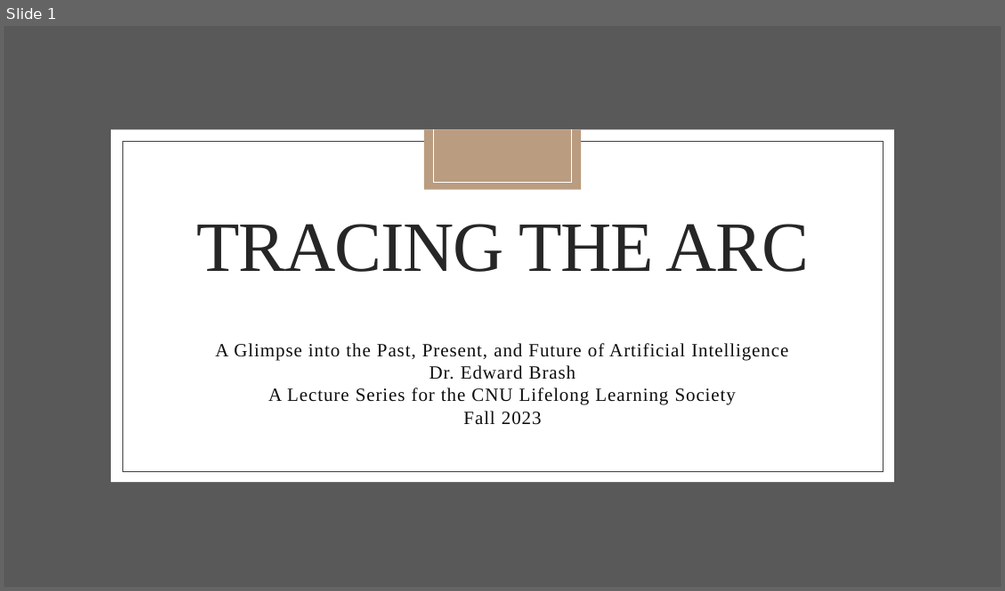
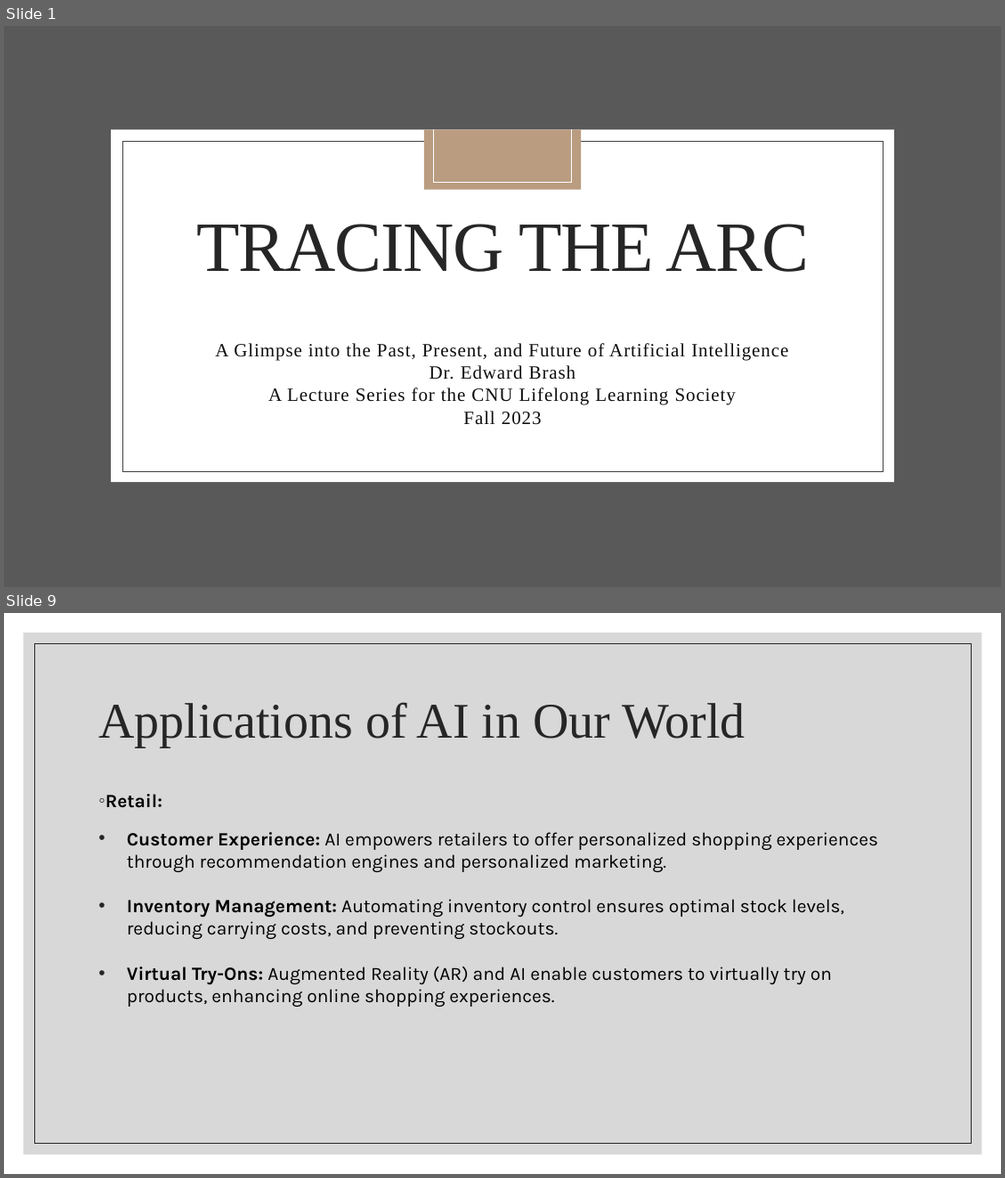
Before and after one commit to wutmeownow/phys441, a slide deck: JupyterNotebooks/LLS/Lecture2.pptx. Shown one above the other, each under a label of ours: slide 1 before the commit, slides 1 and 9 after it; the slides between them are not shown. The pictures are 1005x591 and 1005x1178 pixels, drawn with LibreOffice and Linux fonts; fonts in the diff are those of the drawing; background and template pictures are left out. Boxes give left, top, right and bottom in pixels: in the first picture for what was removed or moved away, otherwise in the second. Text is boxed around its words. In the diff, an @@ line names an element or a change of style, - is before the commit and + after.

```diff
--- a/JupyterNotebooks/LLS/Lecture2.pptx
+++ b/JupyterNotebooks/LLS/Lecture2.pptx
@@ slide 9 added at [4,613,1001,1174], background #FFFFFF @@
@@ rectangle added at [24,633,982,1154], fill #BFBFBF at 60% opacity @@
@@ rectangle added at [34,643,971,1143], outline #262626 0.5 pt @@
@@ title added at [98,702,744,747], 48 pt, text #262626 @@
+Applications of AI in Our World
@@ text added at [105,794,878,1006], 18 pt, text #000000 @@
+◦ Retail:
+• Customer Experience: AI empowers retailers to offer personalized shopping experiences through recommendation engines and personalized marketing.
+• Inventory Management: Automating inventory control ensures optimal stock levels, reducing carrying costs, and preventing stockouts.
+• Virtual Try-Ons: Augmented Reality (AR) and AI enable customers to virtually try on products, enhancing online shopping experiences.
```
Also in this commit, not shown: 2 slides changed, 32 other slides added, 6 other files.
